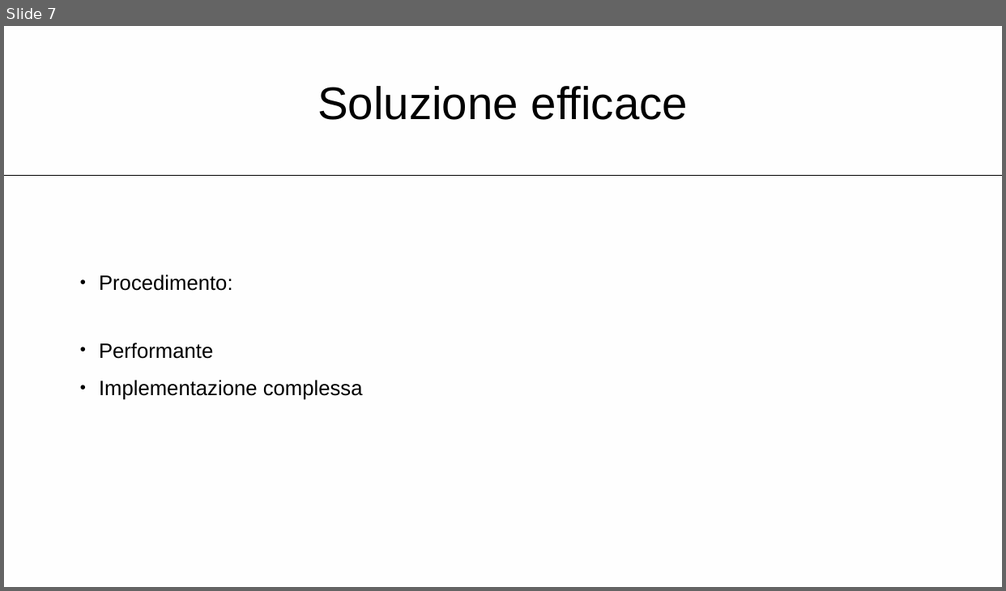
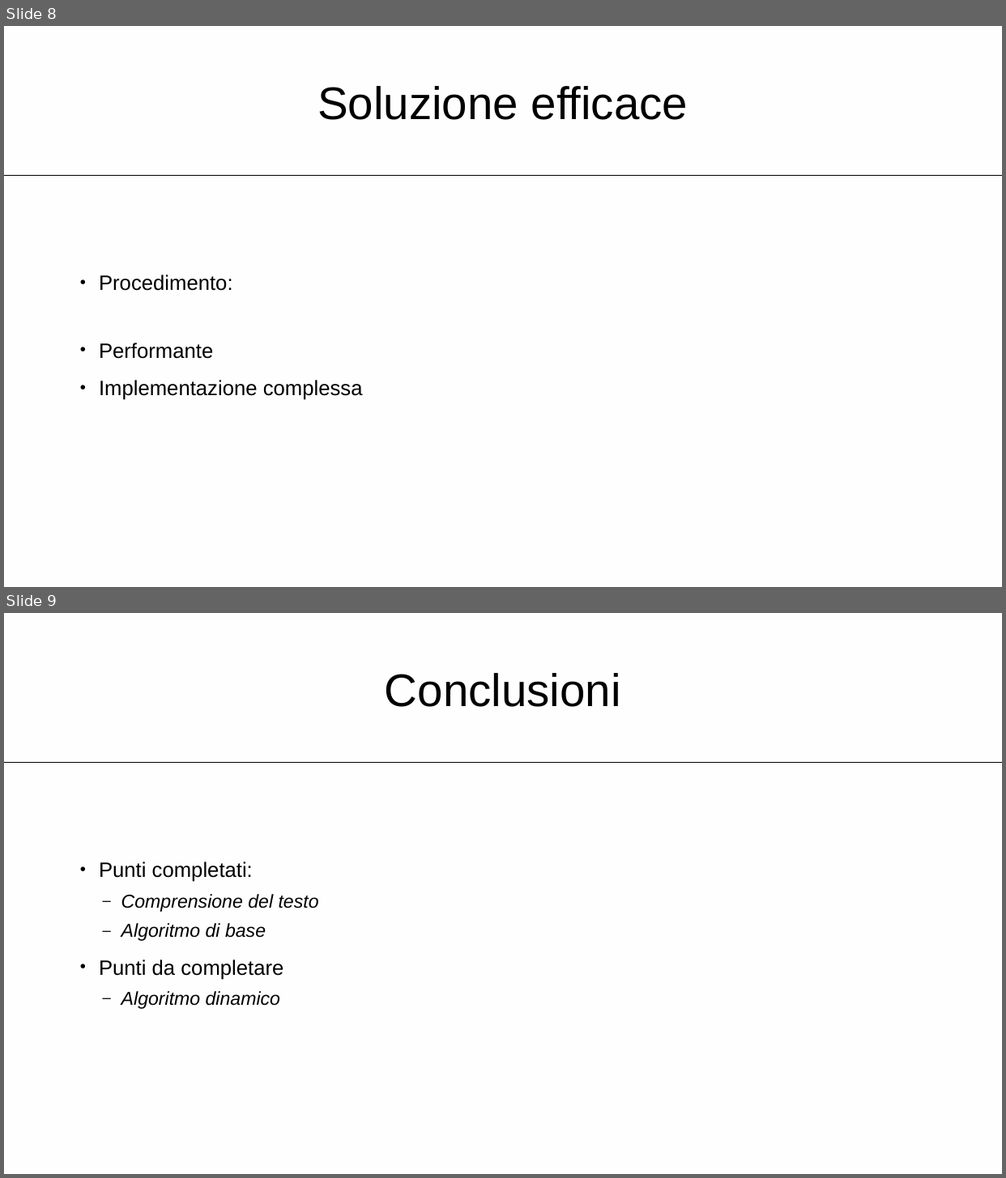
Before and after one commit to gabrialessi/MapOfTasks, a slide deck: Presentazione/Presentazione.pptx. Shown one above the other, each under a label of ours: slide 7 before the commit, slides 8 and 9 after it. The pictures are 1006x591 and 1006x1178 pixels, drawn with LibreOffice and Linux fonts; fonts in the diff are those of the drawing. Boxes give left, top, right and bottom in pixels: in the first picture for what was removed or moved away, otherwise in the second. Text is boxed around its words. In the diff, an @@ line names an element or a change of style, - is before the commit and + after.

```diff
--- a/Presentazione/Presentazione.pptx
+++ b/Presentazione/Presentazione.pptx
@@ slide 9 added at (4, 613, 1002, 1174), background #EAEAEA at 3% opacity; not listed: 1 template element that a slide beside it also shows @@
@@ title added at (385, 673, 621, 707), 44 pt, text #000000 @@
+Conclusioni
@@ text added at (99, 862, 319, 1009), 18 pt, text #000000, italic @@
+• Punti completati:
+  – Comprensione del testo
+  – Algoritmo di base
+• Punti da completare
+  – Algoritmo dinamico
@@ what was slide 7 is now slide 8 @@
```
Also in this commit, not shown: 1 other slide added, 1 slide removed.
